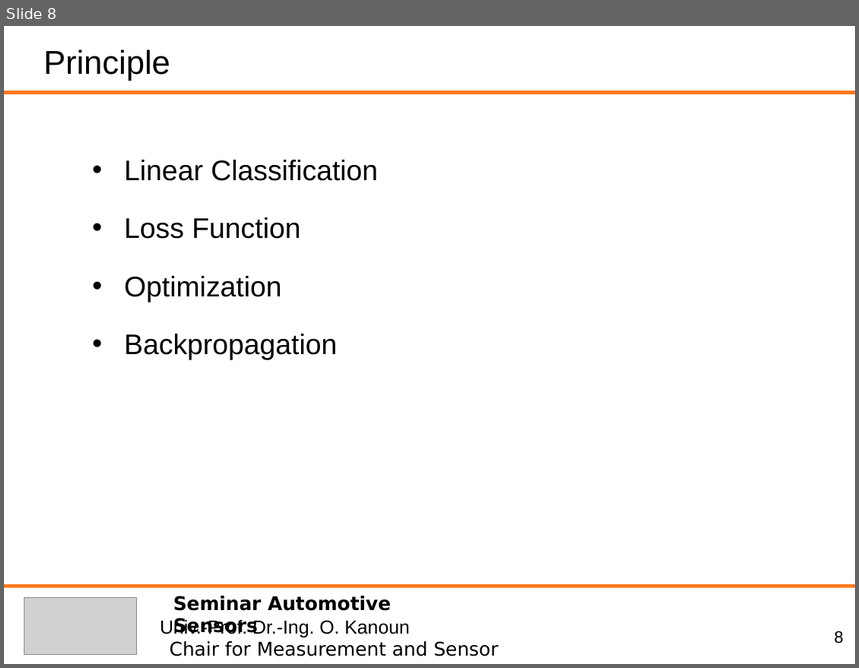
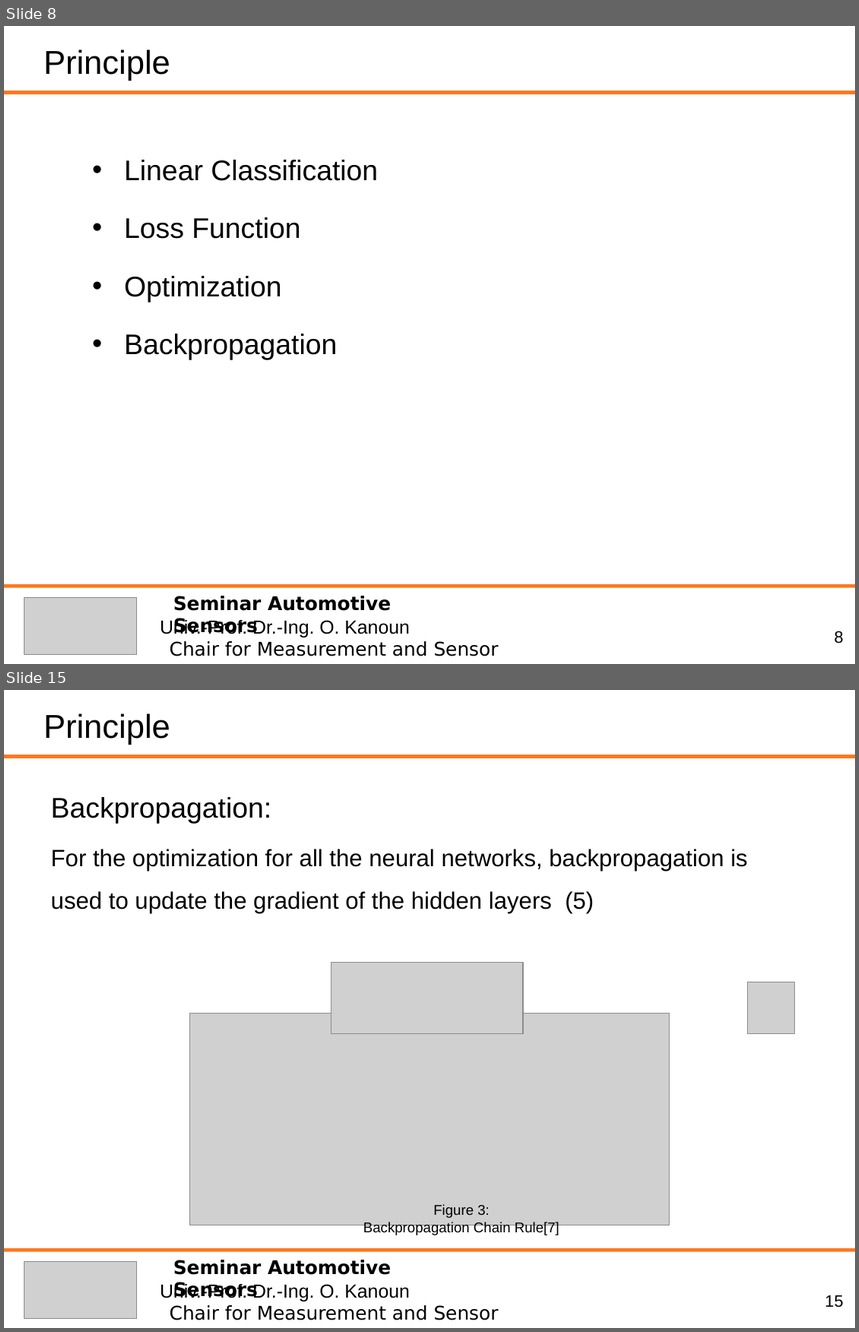
Before and after one commit to heihuhuRay/StudyNote, a slide deck: ASS/AutonoumousDriving_JunchengHu_C2.ppt. Shown one above the other, each under a label of ours: slide 8 before the commit, slides 8 and 15 after it; the slides between them are not shown. The pictures are 859x668 and 859x1332 pixels, drawn with LibreOffice and Linux fonts; fonts in the diff are those of the drawing; grey boxes stand for pictures. Boxes give left, top, right and bottom in pixels: in the first picture for what was removed or moved away, otherwise in the second. Text is boxed around its words. In the diff, an @@ line names an element or a change of style, - is before the commit and + after.

```diff
--- a/ASS/AutonoumousDriving_JunchengHu_C2.ppt
+++ b/ASS/AutonoumousDriving_JunchengHu_C2.ppt
@@ slide 15 added at <box>4,690,855,1328</box>, background #FFFFFF @@
@@ text added at <box>44,714,170,745</box>, 28 pt, text #000000 @@
+Principle
@@ line added from (4, 756) to (855, 756), #FF781D 3 pt @@
@@ text added at <box>51,797,747,914</box>, 20 pt, text #000000 @@
+  Backpropagation:
+  For the optimization for all the neural networks, backpropagation is used to update the gradient of the hidden layers (5)
@@ picture added at <box>331,962,523,1035</box> @@
@@ picture added at <box>747,982,794,1034</box> @@
@@ picture added at <box>189,1014,670,1225</box> @@
@@ text added at <box>363,1205,560,1236</box>, 12 pt, text #000000 @@
+Figure 3:
+Backpropagation Chain Rule[7]
@@ line added from (4, 1250) to (855, 1250), #FF781D 3 pt @@
@@ picture added at <box>24,1262,137,1319</box> @@
@@ text added at <box>173,1260,391,1299</box>, 16 pt, text #000000, bold @@
+Seminar Automotive Sensors
@@ text added at <box>253,1284,410,1302</box>, 16 pt, text #000000 @@
+Univ.-Prof. Dr.-Ing. O. Kanoun
@@ page number added at <box>825,1296,843,1308</box>, 14 pt, text #000000 @@
+15
@@ text added at <box>170,1306,499,1321</box>, 16 pt, text #000000 @@
+Chair for Measurement and Sensor Technology
```
Also in this commit, not shown: 15 slides changed, 2 other slides added, 3 other files.
